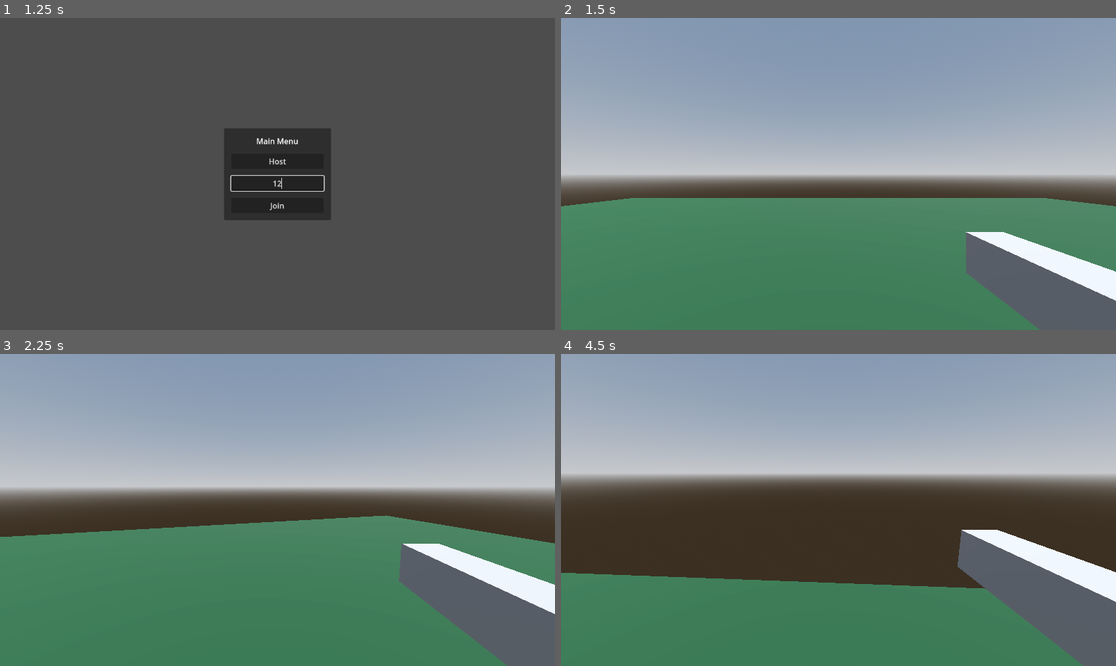
Above: before the commit, frames 1-4 (two rows, left to right).
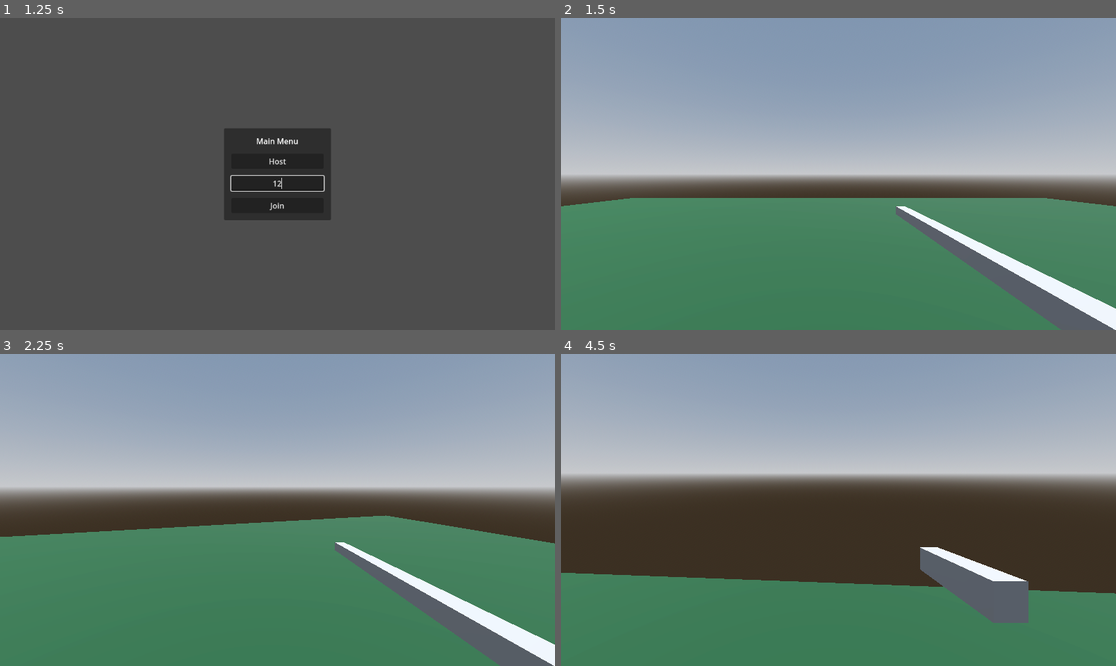
Above: after the commit, the same moments.

Repository: leonLSM/multiplayer-game
Game: Godot game, scene res://World/world.tscn
The game is run twice, just before and just after one commit, with the same random seed, the same clock (stepped at 60 frames per second) and the same inputs.
Inputs (mouse positions are in pixels of both pictures, inside the frame that each line leads up to):
- Up to frame 1 (1.25 s): click (277, 183) at 0.52 s; type "12" at 0.6 s
- Up to frame 2 (1.5 s): click "Host" at 1.25 s
- Up to frame 3 (2.25 s): tap Enter (ui_accept) at 2 s; move the mouse to (305, 510) at 2.02 s; hold Up (ui_up) from 2.03 s (still down); hold Mouse wheel down (Select_Down, bound only after the commit) from 2.03 s (still down); click (305, 510) at 2.1 s
- Up to frame 4 (4.5 s): keep holding Up (ui_up); tap Enter (ui_accept) at 2.27, 3.02 s; move the mouse to (810, 510) at 2.77 s; release Mouse wheel down (Select_Down, bound only after the commit) at 2.78 s; tap Mouse wheel down (Select_Down, bound only after the commit) at 2.85, 4.35 s; click (810, 510) at 3.05 s; move the mouse to (849, 503) at 3.52 s; hold Mouse wheel down (Select_Down, bound only after the commit) 3.53-4.28 s; click (849, 503) at 3.6 s; move the mouse to (832, 516) at 4.27 s

Frame 1 is identical in both runs. In frame 2, 5.0% of the frame differs, in the area x 60-100%, y 60-100%; in frame 3, 7.0%; in frame 4, 8.3%, in the area x 64-100%, y 56-100%.
Error in both runs: Assertion failed: UPNP Discovered Failed Error 24 (res://World/world.gd:48)

Commit message:
Basic Weapon System + Player Health

Diff:
--- a/Player/player.gd
+++ b/Player/player.gd
@@ -1,9 +1,12 @@
 extends CharacterBody3D
 
 @onready var cam = $Camera3D
-@onready var arm = $Arm
 @onready var raycast = $Camera3D/RayCast3D
-const gun = preload("res://gun.tscn")
+@onready var weapon = $Camera3D/Arm/Weapon
+
+var max_health = 100
+var health = max_health
+
 const SPEED = 5.0
 const JUMP_VELOCITY = 4.5
 
@@ -15,7 +18,6 @@
 
 	Input.mouse_mode = Input.MOUSE_MODE_CAPTURED
 	cam.current = true
-	equip_weapon.rpc()
 
 func _unhandled_input(event: InputEvent) -> void:
 	if not is_multiplayer_authority(): return
@@ -28,8 +30,7 @@
 	if Input.is_action_just_pressed('shoot'):
 		if raycast.is_colliding():
 			var hit_entity = raycast.get_collider()
-			hit_entity.receive_damage.rpc_id(hit_entity.get_multiplayer_authority())
-
+			hit_entity.receive_damage.rpc_id(hit_entity.get_multiplayer_authority(), weapon.WEAPON_TYPE.damage)
 
 func _physics_process(delta: float) -> void:
 	if not is_multiplayer_authority(): return
@@ -55,10 +56,10 @@
 
 	move_and_slide()
 
-@rpc('call_local')
-func equip_weapon():
-	arm.add_child(gun.instantiate())
-
 @rpc("any_peer")
-func receive_damage():
-	position = Vector3.ZERO
+func receive_damage(damage):
+	health -= damage
+	print(health)
+	if health <= 0:
+		position = Vector3.ZERO
+		health = max_health
--- a/Player/player.tscn
+++ b/Player/player.tscn
@@ -1,6 +1,8 @@
-[gd_scene load_steps=6 format=3 uid="uid://lj1rjkleqkkf"]
+[gd_scene load_steps=8 format=3 uid="uid://lj1rjkleqkkf"]
 
 [ext_resource type="Script" path="res://Player/player.gd" id="1_07l23"]
+[ext_resource type="PackedScene" uid="uid://cvxj1yu7gac8i" path="res://Weapons/weapon.tscn" id="2_tseqi"]
+[ext_resource type="Resource" uid="uid://rgf88hcte5gb" path="res://Weapons/Assault Rifle/Assault Rifle.tres" id="3_8lp46"]
 
 [sub_resource type="CapsuleShape3D" id="CapsuleShape3D_xt3nj"]
 
@@ -19,9 +21,18 @@
 properties/2/path = NodePath("Camera3D:rotation")
 properties/2/spawn = true
 properties/2/replication_mode = 1
-properties/3/path = NodePath("Arm:position")
+properties/3/path = NodePath("Camera3D/Arm:position")
 properties/3/spawn = true
 properties/3/replication_mode = 1
+properties/4/path = NodePath("Camera3D/Arm/Weapon:position")
+properties/4/spawn = true
+properties/4/replication_mode = 1
+properties/5/path = NodePath("Camera3D/Arm:rotation")
+properties/5/spawn = true
+properties/5/replication_mode = 1
+properties/6/path = NodePath("Camera3D/Arm/Weapon:rotation")
+properties/6/spawn = true
+properties/6/replication_mode = 1
 
 [node name="Player" type="CharacterBody3D"]
 collision_layer = 2
@@ -40,12 +51,12 @@
 target_position = Vector3(0, 0, -50)
 collision_mask = 2
 
-[node name="Arm" type="Node3D" parent="."]
-transform = Transform3D(1, 0, 0, 0, 1, 0, 0, 0, 1, 0.476588, 0.484699, -0.329635)
+[node name="Arm" type="Node3D" parent="Camera3D"]
+transform = Transform3D(1, 0, 0, 0, 1, 0, 0, 0, 1, 0.476588, -0.255111, -0.236568)
+
+[node name="Weapon" parent="Camera3D/Arm" instance=ExtResource("2_tseqi")]
+transform = Transform3D(1, 0, 0, 0, 1, 0, 0, 0, 1, -0.04, 0, -0.615)
+WEAPON_TYPE = ExtResource("3_8lp46")
 
 [node name="MultiplayerSynchronizer" type="MultiplayerSynchronizer" parent="."]
 replication_config = SubResource("SceneReplicationConfig_1nebe")
-
-[node name="MultiplayerSpawner" type="MultiplayerSpawner" parent="."]
-_spawnable_scenes = PackedStringArray("res://gun.tscn")
-spawn_path = NodePath("../Arm")
--- /dev/null
+++ b/Weapons/Assault Rifle/Assault Rifle.tres
@@ -0,0 +1,16 @@
+[gd_resource type="Resource" script_class="Weapons" load_steps=3 format=3 uid="uid://rgf88hcte5gb"]
+
+[ext_resource type="Script" path="res://Weapons/weapons.gd" id="1_r6spm"]
+
+[sub_resource type="BoxMesh" id="BoxMesh_ssu0l"]
+size = Vector3(0.065, 0.055, 1.17)
+
+[resource]
+script = ExtResource("1_r6spm")
+name = &"Assault Rifle"
+position = Vector3(-0.04, 0, -0.615)
+rotation = Vector3(0, 0, 0)
+mesh = SubResource("BoxMesh_ssu0l")
+damage = 50
+ammo_count = 0
+auto = false
--- /dev/null
+++ b/Weapons/Pistol/Pistol.tres
@@ -0,0 +1,16 @@
+[gd_resource type="Resource" script_class="Weapons" load_steps=3 format=3 uid="uid://bmitylplrrgfr"]
+
+[ext_resource type="Script" path="res://Weapons/weapons.gd" id="1_l7i07"]
+
+[sub_resource type="BoxMesh" id="BoxMesh_eeuti"]
+size = Vector3(0.095, 0.115, 0.51)
+
+[resource]
+script = ExtResource("1_l7i07")
+name = &"Pistol"
+position = Vector3(0, 0, -0.58)
+rotation = Vector3(0, 0, 0)
+mesh = SubResource("BoxMesh_eeuti")
+damage = 20
+ammo_count = 0
+auto = false
--- /dev/null
+++ b/Weapons/init_weapon.gd
@@ -0,0 +1,39 @@
+@tool
+
+extends Node3D
+
+@export var WEAPON_TYPE : Weapons:
+	set(value):
+		WEAPON_TYPE = value
+		if Engine.is_editor_hint():
+			load_weapon()
+
+@onready var weapon_mesh : MeshInstance3D = $WeaponMesh
+
+var equipped_weapons = ["res://Weapons/Assault Rifle/Assault Rifle.tres",
+"res://Weapons/Pistol/Pistol.tres"]
+var weapon_slot = 0
+
+func _ready() -> void:
+	load_weapon()
+
+func _unhandled_input(_event: InputEvent) -> void:
+	if not is_multiplayer_authority(): return
+
+	if Input.is_action_pressed("Select_Down"):
+		switch_weapon.rpc()
+
+
+func load_weapon() -> void:
+	weapon_mesh.mesh = WEAPON_TYPE.mesh
+	position = WEAPON_TYPE.position
+	rotation = WEAPON_TYPE.rotation
+
+@rpc("call_local")
+func switch_weapon():
+	if weapon_slot == equipped_weapons.size() - 1:
+		weapon_slot = 0
+	else:
+		weapon_slot += 1
+	WEAPON_TYPE = load(equipped_weapons[weapon_slot])
+	load_weapon()
--- /dev/null
+++ b/Weapons/weapon.tscn
@@ -0,0 +1,8 @@
+[gd_scene load_steps=2 format=3 uid="uid://cvxj1yu7gac8i"]
+
+[ext_resource type="Script" path="res://Weapons/init_weapon.gd" id="1_lawt1"]
+
+[node name="Weapon" type="Node3D"]
+script = ExtResource("1_lawt1")
+
+[node name="WeaponMesh" type="MeshInstance3D" parent="."]
--- /dev/null
+++ b/Weapons/weapons.gd
@@ -0,0 +1,12 @@
+class_name Weapons extends Resource
+
+@export var name : StringName
+@export_category("Weapon Orientation")
+@export var position : Vector3
+@export var rotation : Vector3
+@export_category("Visual Settings")
+@export var mesh : BoxMesh
+@export_category("Stats")
+@export var damage : int
+@export var ammo_count : int
+@export var auto : bool
--- a/gun.tscn
+++ /dev/null
@@ -1,20 +0,0 @@
-[gd_scene load_steps=3 format=3 uid="uid://cyln0d2215r11"]
-
-[sub_resource type="BoxMesh" id="BoxMesh_kqd7e"]
-
-[sub_resource type="SceneReplicationConfig" id="SceneReplicationConfig_l4r40"]
-properties/0/path = NodePath(".:position")
-properties/0/spawn = true
-properties/0/replication_mode = 1
-properties/1/path = NodePath(".:rotation")
-properties/1/spawn = true
-properties/1/replication_mode = 1
-
-[node name="Gun" type="Node3D"]
-
-[node name="MeshInstance3D" type="MeshInstance3D" parent="."]
-transform = Transform3D(0.123824, 0, 0, 0, 0.131345, 0, 0, 0, 0.850904, 0, 0, 0)
-mesh = SubResource("BoxMesh_kqd7e")
-
-[node name="MultiplayerSynchronizer" type="MultiplayerSynchronizer" parent="."]
-replication_config = SubResource("SceneReplicationConfig_l4r40")
--- a/project.godot
+++ b/project.godot
@@ -59,3 +59,8 @@
 "events": [Object(InputEventMouseButton,"resource_local_to_scene":false,"resource_name":"","device":-1,"window_id":0,"a …(253 unchanged characters)…
 ]
 }
+Select_Down={
+"deadzone": 0.5,
+"events": [Object(InputEventMouseButton,"resource_local_to_scene":false,"resource_name":"","device":-1,"window_id":0,"alt_pressed":false,"shift_pressed":false,"ctrl_pressed":false,"meta_pressed":false,"button_mask":16,"position":Vector2(268, 8),"global_position":Vector2(277, 54),"factor":1.0,"button_index":5,"canceled":false,"pressed":true,"double_click":false,"script":null)
+]
+}
